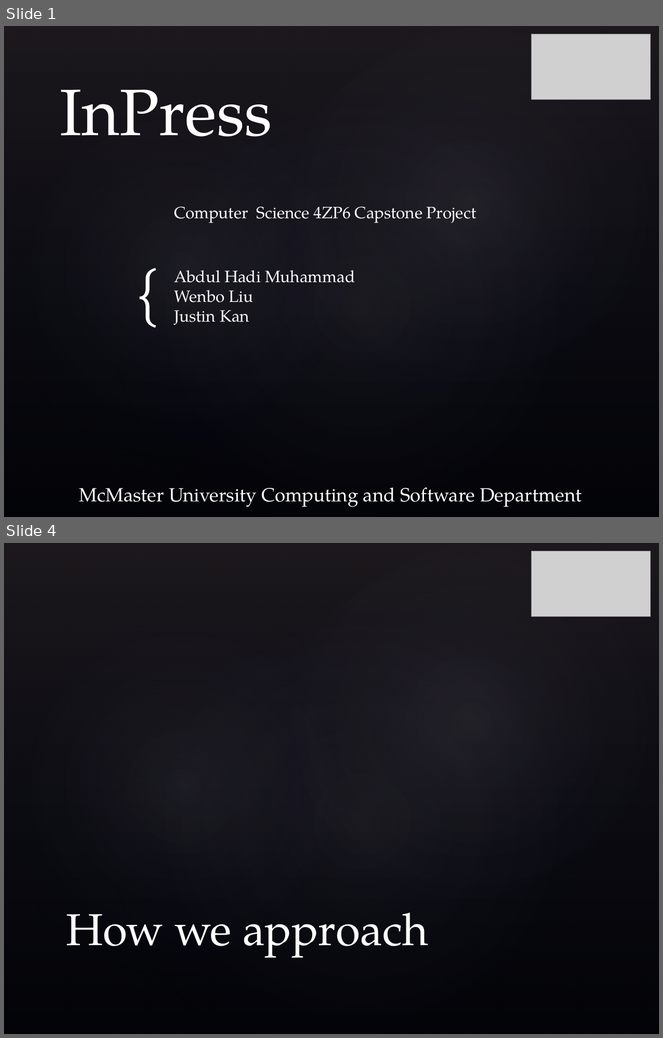
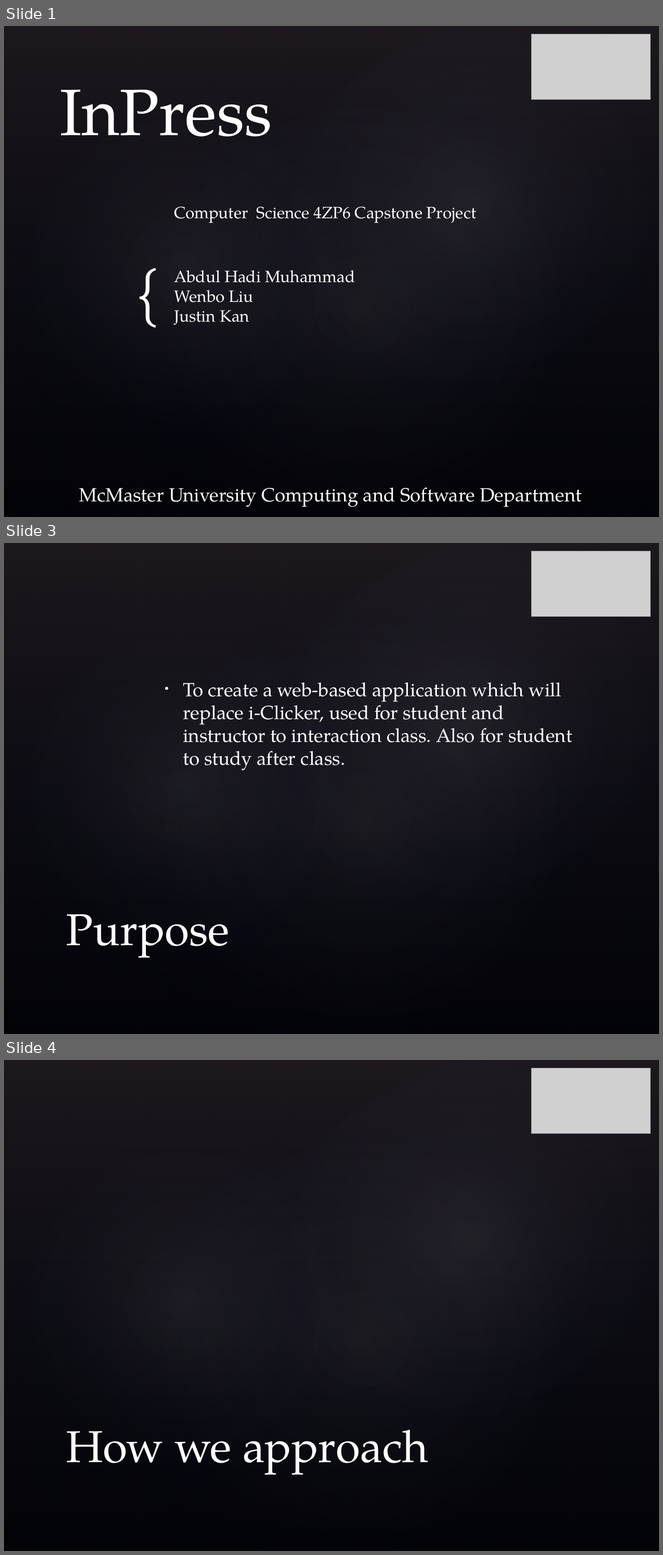
Before and after one commit to hadimuhammad/InPress, a slide deck: Documentation/Presentation.pptx. Shown one above the other, each under a label of ours: slides 1 and 4 before the commit, slides 1, 3 and 4 after it; the slides between them are not shown. The pictures are 663x1038 and 663x1555 pixels, drawn with LibreOffice and Linux fonts; fonts in the diff are those of the drawing; grey boxes stand for pictures; background and template pictures are left out. Boxes give left, top, right and bottom in pixels: in the first picture for what was removed or moved away, otherwise in the second. Text is boxed around its words. In the diff, an @@ line names an element or a change of style, - is before the commit and + after.

```diff
--- a/Documentation/Presentation.pptx
+++ b/Documentation/Presentation.pptx
@@ slide 3 added at [4, 543, 659, 1034], background picture (left out); not listed: 4 template elements that a slide beside it also shows @@
@@ picture added at [531, 551, 651, 616] @@
@@ text added at [183, 682, 573, 771], 21 pt, text #FFFFFF @@
+• To create a web-based application which will replace i-Clicker, used for student and instructor to interaction class. Also for student to study after class.
@@ title added at [66, 914, 230, 958], 49 pt, text #FFFFFF @@
+Purpose
```
Also in this commit, not shown: 1 other slide added, 2 slides removed.
